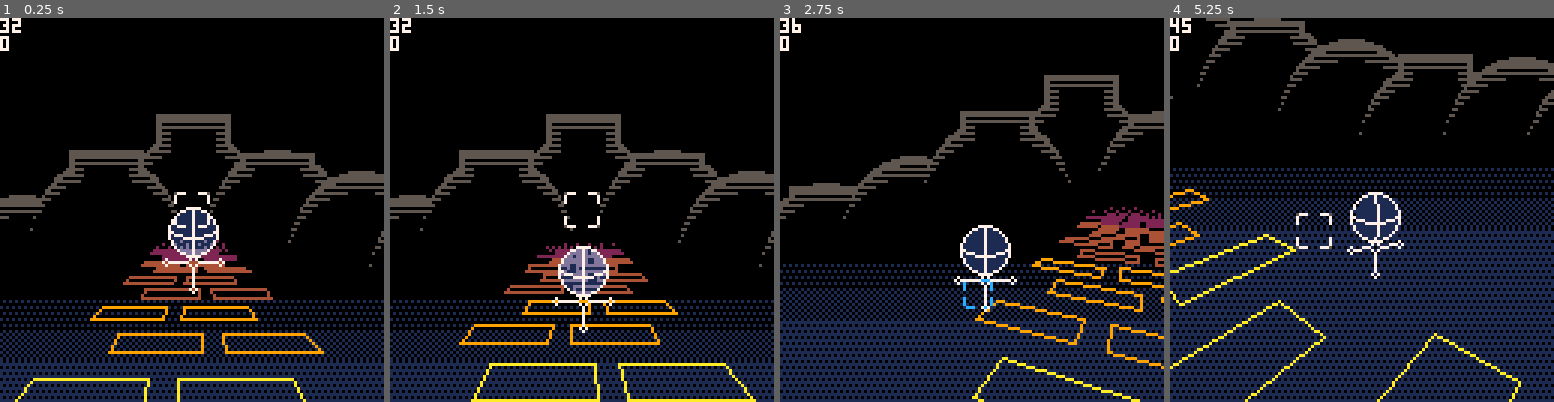
Above: before the commit, frames 1-4 (left to right).
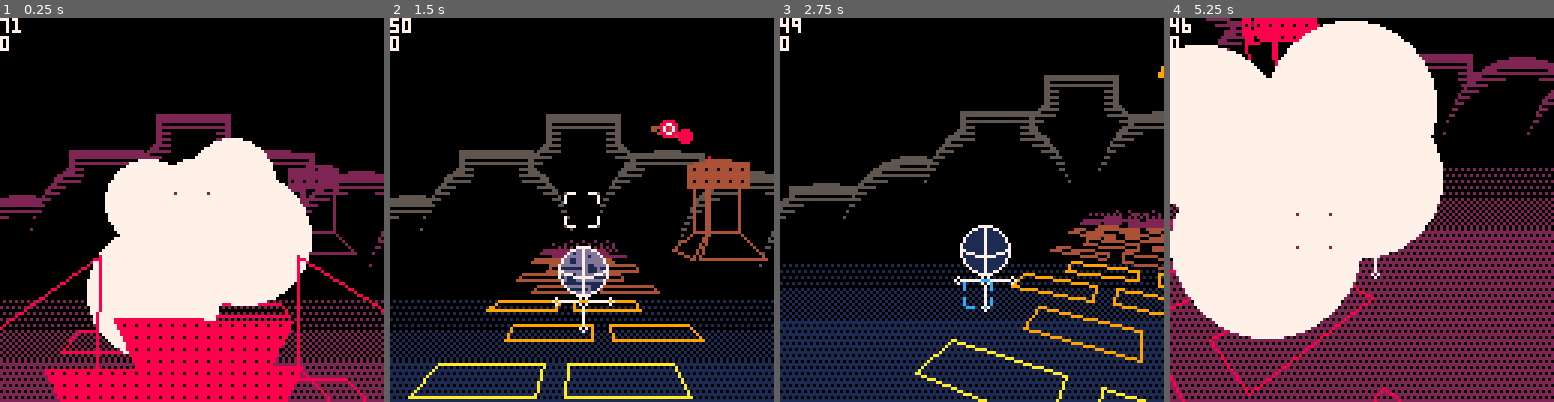
Above: after the commit, the same moments.

Repository: morganq/pico8
Game: PICO-8 cartridge lorez.p8
The game is run twice, just before and just after one commit, with the same random seed, the same clock (stepped at 60 frames per second) and the same inputs.
Inputs:
- Up to frame 1 (0.25 s): no input
- Up to frame 2 (1.5 s): tap X (X key) at 1.07 s
- Up to frame 3 (2.75 s): hold Left 1.97-2.37 s; tap X (X key) at 2.07, 2.4, 2.73 s; hold Down from 2.42 s (still down)
- Up to frame 4 (5.25 s): release Down at 2.82 s; hold Right 2.87-3.53 s; tap X (X key) every 0.33 s from 3.07 to 5.07 s; hold Up 3.58-4.08 s; hold Right 4.13-4.53 s; hold Down 4.58-5.08 s; hold Left from 5.13 s (still down)

The runs differ from the first frame. In frame 1, 43% of the frame differs, in the area x 0-100%, y 0-100%; in frame 2, 7.4%; in frame 3, 4.3%; in frame 4, 75%.

Commit message:
missiles

Diff:
--- a/lorez.p8
+++ b/lorez.p8
@@ -34,6 +34,9 @@
 1;-0.2,-0.3,0;0.2,-0.3,0;0.5,0.3,0;-0.5,0.3,0
 0;0.9,-0.5,-1;1,-0.3,1;1,0.3,1;0.9,0.5,-1/0;1,-0.3,1;1.1,-0.5,-1;1.1,0.5,-1;1,0.3,1]]
 
+enemy_missile = [[1
+0;0.3367,0.0957,0;0.0096,0.0027,-1;0.0024,-0.0097,-1;0.0858,-0.3393,0/0;-0.0853,-0.3394,0;-0.0024,-0.0097,-1;-0.0096,0.0027,-1;-0.3368,0.0953,0/0;-0.2513,0.2436,0;-0.0072,0.0069,-1;0.0072,0.007,-1;0.2508,0.2441,0/1;0.1,-0.1,-0.25;0.1,0.1,-0.25;-0.1,0.1,-0.25;-0.1,-0.1,-0.25]]
+
 ---- GLOBALS ----
 tf = 0
 pulse_t = 0
@@ -464,7 +467,7 @@
     -- Make a set of bins to place all polygons into based on distance from camera
     -- This is like a Radix sort.
     local num_polys_queued = 0
-    local polycap = 60
+    local polycap = 600
 
     zbins = {}
     for i = 1, 32 do
@@ -495,7 +498,7 @@
 
                     -- delta needs normalize or no?
                     local dot = delta[1] * norm[1] + delta[2] * norm[2] + delta[3] * norm[3]
-                    if dot < 0 and p.die_time < 20 then
+                    if e.deadly or dot < 0 and p.die_time < 20 then
                         local dist = v_mag(delta)
                         --local t_center = mv(trans, p.center)
                         --local d = v_mag(t_center)
@@ -605,7 +608,7 @@
                             --print(p.dot, pc[1] / pc[4] * 64 + 64, pc[2] / pc[4] * 64 + 64, 7)
                             local xd = abs(pc[1] / pc[4] * 64 + 64 - target2d[1])
                             local yd = abs(pc[2] / pc[4] * 64 + 64 - target2d[2])
-                            if p.poly.selected or xd < 25 and yd < 25 then
+                            if p.ent.deadly or p.poly.selected or xd < 25 and yd < 25 then
                                 local ccolor = 5
                                 if xd < 5 and yd < 5 then
                                     ccolor = 7
@@ -708,27 +711,45 @@
 
 function make_missile(pos, vel)
     local e = ent()
+    --[[
     local polys = {
+    }
+    for i = 1, 3 do
+        local t = i / 3 * 6.2818
+        local s1, c1, s2, c2 = sin(t + 0.8), cos(t + 0.8), sin(t - 0.8), cos(t - 0.8)
+        add(polys,
+            poly({
+                {s2 * 0.35, c2 * 0.35, 0, 1},
+                {s2 * 0.01, c2 * 0.01, -1, 1},
+                {s1 * 0.01, c1 * 0.01, -1, 1},
+                {s1 * 0.35, c1 * 0.35, 0, 1},
+            }, false)
+        )
+    end
+    add(polys,
         poly({
-            {-.25, -.25, 0, 1},
-            {.25, -.25, 0, 1},
-            {.25, .25, 0, 1},
-            {-.25, .25, 0, 1}
+            {0.1, -0.1, -0.25, 1},
+            {0.1, 0.1, -0.25, 1},
+            {-0.1, 0.1, -0.25, 1},
+            {-0.1, -0.1, -0.25, 1},
         }, true)
-    }
+    )  ]]
+    --e.parts = {part(polys)}
+    e = deserialize_entity(enemy_missile)
+    e.deadly = true
     e.pos = vec(pos[1],pos[2],pos[3])
     e.vel = {vel[1],vel[2],vel[3]}
     e.speed = 0.5
     e.time = 0
-    e.parts = {part(polys)}
-    --e.angles = {0,0,0}
+
     e.update = function()
         if e.dying then return end
         e.time += 1
         if e.time % 30 == 0 then
             circle_make(v_sub(vec(e.pos[1],e.pos[2],e.pos[3]),v_mul(e.vel, 2)), 8, 1)
         end
-        local delta = v_sub(v_add(camera.pos,{0,0,-3 / ((e.time / 200)+1)}), e.pos)
+        local off = min(-16 / ((e.time / 100)+1) + (2 / abs(e.pos[1] + e.pos[2])),0)
+        local delta = v_sub(v_add(camera.pos,{0,0,off}), e.pos)
         local towards = v_norm(delta)
         local dist = v_mag(delta)
         if v_mag(v_sub(camera.pos, e.pos)) < 1 then
@@ -736,42 +757,84 @@
             need_entgrid_generation = true
             take_damage(e)
         end
-        local distinc = max(10 / dist,1)
+        local distinc = 1--max(10 / dist,1)
         e.vel = v_add(e.vel, v_mul(towards, 0.001 * distinc))
         e.vel = v_limit(e.vel, max(0.05 / distinc, 0.03))
         e.pos = v_add(e.pos, e.vel)
+        local t = e.time / 20
         e.transform = mm(
             m_translate(e.pos[1],e.pos[2],e.pos[3]),
-            m_rot_y(-camera.angles[2])
+            m_look(v_norm({e.vel[1],e.vel[2],e.vel[3]}), vec(0,1,0))
         )
         e.parts[1].dirty = true
         update_internal_transforms(e)
-        add(debugs, str_point(e.pos))
-    end
-    --e.compute_transform()
+    end
     add(ents, e)
     update_internal_transforms(e)
+    printh(serialize_entity(e), "entity.txt")
     return e
 end
 
 function make_artillery(pos)
-    local e = deserialize_entity(enemy_artillery)
+    --local e = deserialize_entity(enemy_artillery)
+    local e = ent()
+    local rads = {2, 1}
+    local attens = {0.5,1}
+    local heights = {1, 3}
+    local y =0
+    for j = 1, 2 do
+        local polys = {}
+        local rad = rads[j]
+        local count = 4
+        for i = 1, count do
+            local s1 = sin(i / count * 6.28 + 0.05 + 0.8) * rad
+            local c1 = cos(i / count * 6.28 + 0.05 + 0.8) * rad
+            local s2 = sin((i + 1) / count * 6.28 - 0.05 + 0.8) * rad
+            local c2 = cos((i + 1) / count * 6.28 - 0.05 + 0.8) * rad
+            local atten = attens[j]
+            add(polys, poly({
+                vec(s1 * atten,heights[j],c1 * atten),
+                vec(s1,y,c1),
+                vec(s2,y,c2),
+                vec(s2 * atten,heights[j], c2 * atten),
+            }, false))
+        end
+        y += 1
+        add(e.parts, part(polys, m_translate(0, 0, 0)))
+    end
+    local polys = {}
+    local count = 4
+    local rad = 1.25
+    for i = 1, count do
+        local s1 = sin(i / count * 6.28 + 0.05) * rad
+        local c1 = cos(i / count * 6.28 + 0.05) * rad
+        local s2 = sin((i + 1) / count * 6.28 - 0.05) * rad
+        local c2 = cos((i + 1) / count * 6.28 - 0.05) * rad
+        add(polys, poly({
+            vec(s1,heights[2] + 1,c1),
+            vec(s1,heights[2],c1),
+            vec(s2,heights[2],c2),
+            vec(s2,heights[2] + 1,c2),
+        }, true))
+    end
+    add(e.parts, part(polys, m_translate(0, 0, 0)))
+
     e.time = 0
-    --e.transform = m_translate(8,-2,0)
     e.update = function()
-        e.parts[2].transform = m_rot_y(tf / 350 * 4)
-        e.parts[2].dirty = true
-        if abs(e.pos[3] - player.pos[3]) < 20 then
+        local zdiff = e.pos[3] - player.pos[3]
+        e.parts[3].transform = m_rot_y(tf / 350 * 4)
+        e.parts[3].dirty = true
+        if zdiff > -22 and zdiff < -5 then
             e.time += 1
             if e.time % 380 == 20 then
-                make_missile({e.pos[1],e.pos[2] + 3,e.pos[3]}, vec(0,.1,0))
+                make_missile({e.pos[1],e.pos[2] + 3,e.pos[3]}, vec(0,2,0))
                 need_entgrid_generation = true
             end
         end
         update_internal_transforms(e)
     end
-    e.angles[3] = 0
     e.pos = pos
+    e.health = 4
     e.compute_transform()
     add(ents,e)
     update_internal_transforms(e)
@@ -843,7 +906,8 @@
 ---- PICO ----
 function _init()
     camera = {
-        pos=vec(0,0,57),
+        --pos=vec(0,0,57),
+        pos=vec(0,0,15),
         fwd=vec(0,0,1),
         angles=vec(),
         angle_velocities = vec(),
@@ -878,6 +942,8 @@
         local theta = i / 6 * 6.2818
         make_minion({0,-4,15 - i * 0.5}, {cos(theta) * 3,sin(theta) * 3,0}, {0,0.25,0}, i == 0)
     end
+
+    make_artillery({6, -2, 0})
 
     for i = -30, 30 do
         local e = ent()
